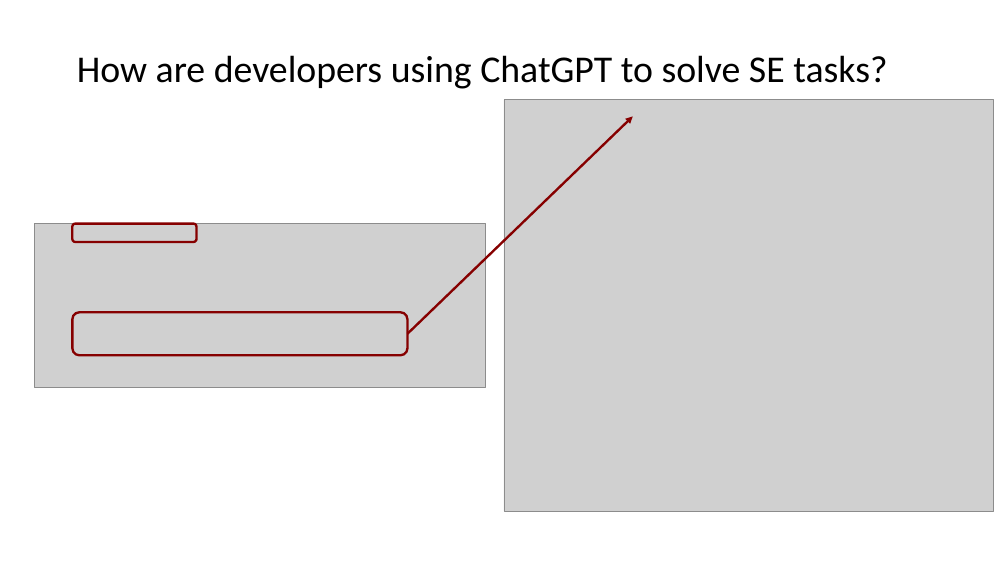
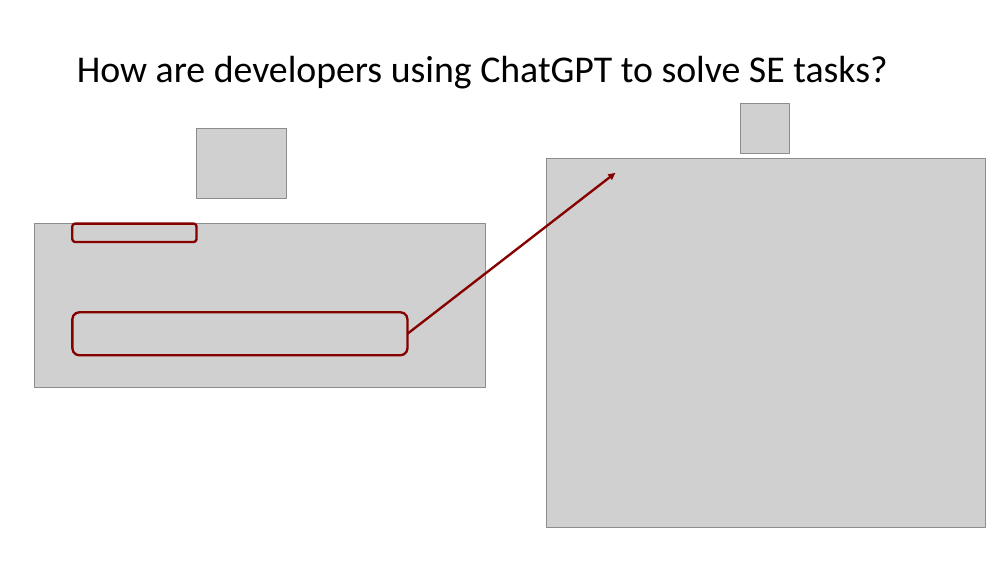
Before and after one commit to johnxu21/johnxu21.github.io, a slide deck: slide 5 of teaching/CS472/Timetable/LLM.pptx. Drawn at 1008x567 pixels with LibreOffice and Linux fonts; fonts in the diff are those of the drawing; grey boxes stand for pictures. Boxes give left, top, right and bottom in pixels: in the first picture for what was removed or moved away, otherwise in the second. Text is boxed around its words. In the diff, an @@ line names an element or a change of style, - is before the commit and + after.

```diff
--- a/teaching/CS472/Timetable/LLM.pptx
+++ b/teaching/CS472/Timetable/LLM.pptx
@@ picture added at box(741, 104, 789, 153) @@
@@ picture added at box(197, 129, 287, 199) @@
@@ arrow moved from (408, 334) - (633, 116) to (408, 334) - (616, 173) @@
@@ picture: place and size @@
-picture at box(504, 100, 994, 511)
+picture at box(546, 159, 985, 528)
```
Also in this commit, not shown: 4 other slides changed, 1 slide removed, 1 other file.
